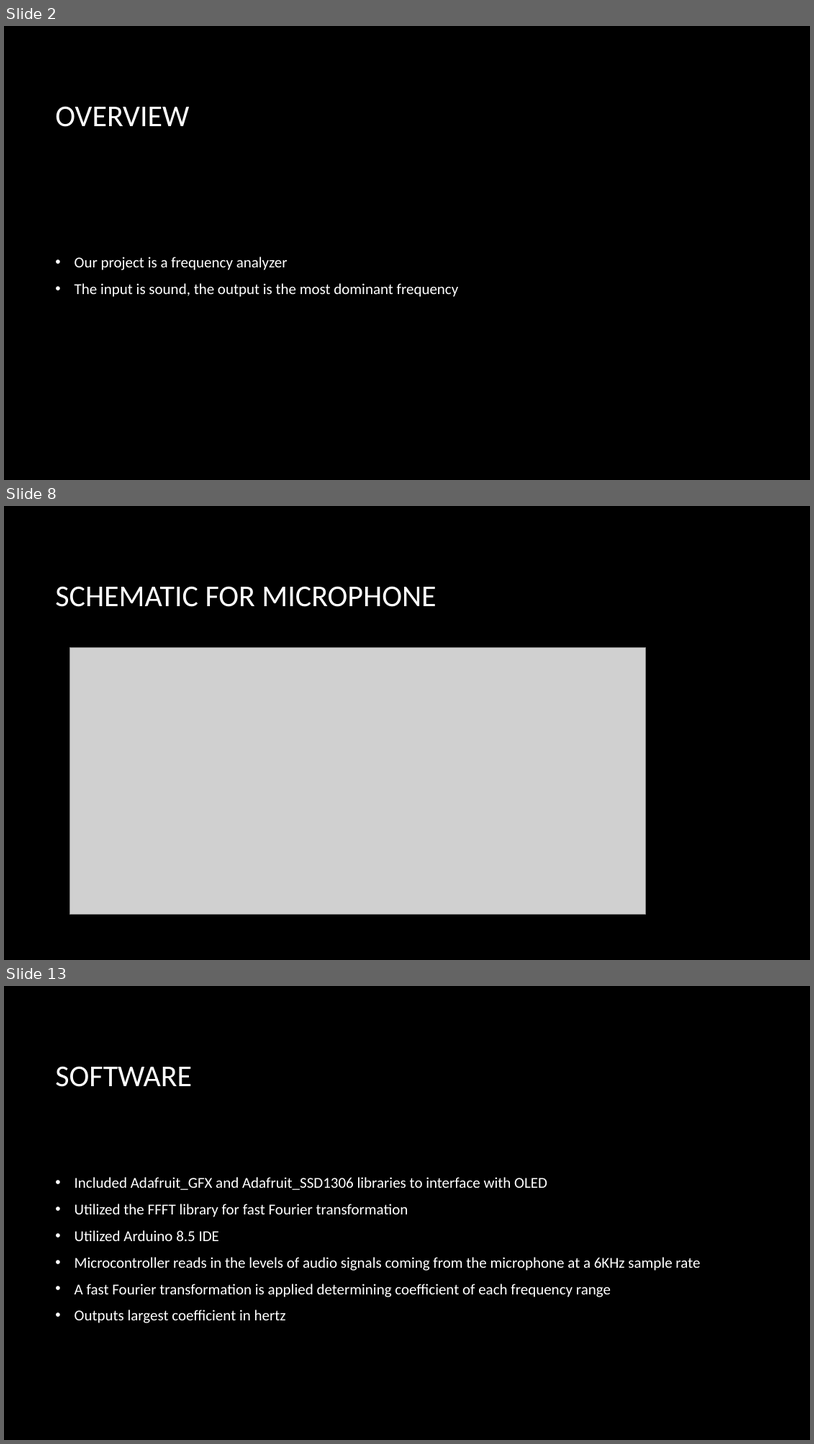
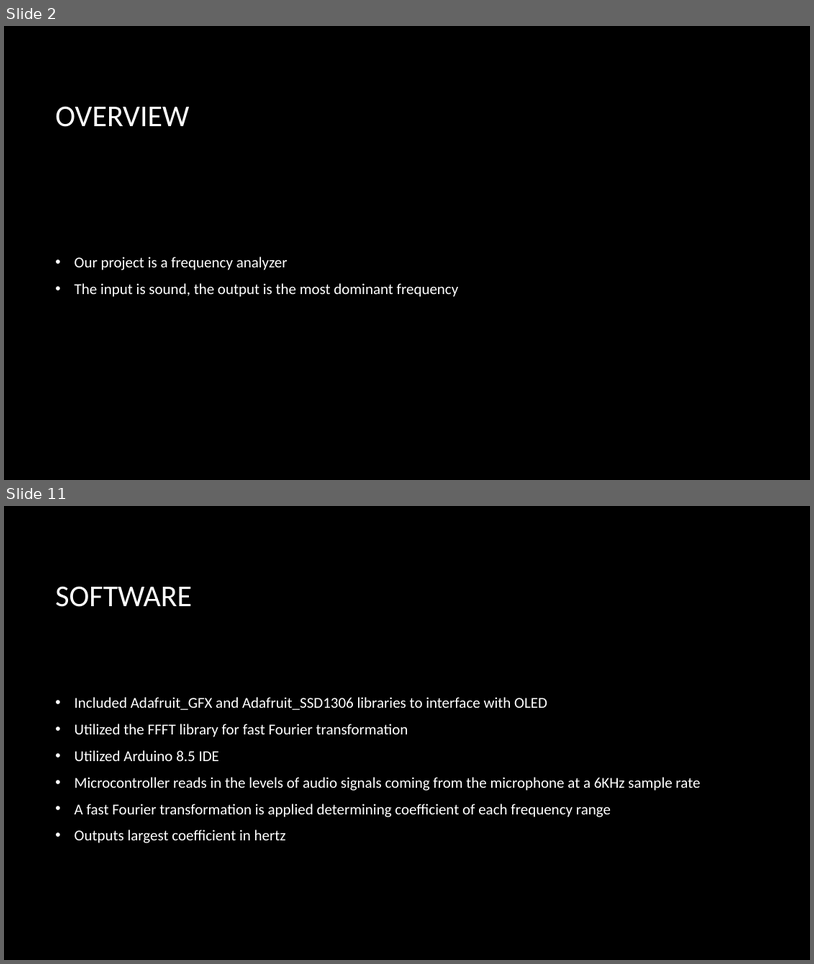
Before and after one commit to TheJonBovi/Pitch_Identifier, a slide deck: embedded C project .pptx. Shown one above the other, each under a label of ours: slides 2, 8 and 13 before the commit, slides 2 and 11 after it; the slides between them are not shown. The pictures are 814x1444 and 814x964 pixels, drawn with LibreOffice and Linux fonts; fonts in the diff are those of the drawing; grey boxes stand for pictures; background and template pictures are left out. Boxes give left, top, right and bottom in pixels: in the first picture for what was removed or moved away, otherwise in the second. Text is boxed around its words. In the diff, an @@ line names an element or a change of style, - is before the commit and + after.

```diff
--- a/embedded C project .pptx
+++ b/embedded C project .pptx
@@ slide 8 removed at box(4, 506, 810, 960), background picture (left out) @@
@@ title removed at box(55, 586, 436, 607) @@
-SCHEMATIC FOR MICROPHONE
@@ picture removed at box(70, 648, 646, 914) @@
@@ what was slide 13 is now slide 11 @@
```
Also in this commit, not shown: 10 slides changed, 1 other slide removed, 6 other files.
